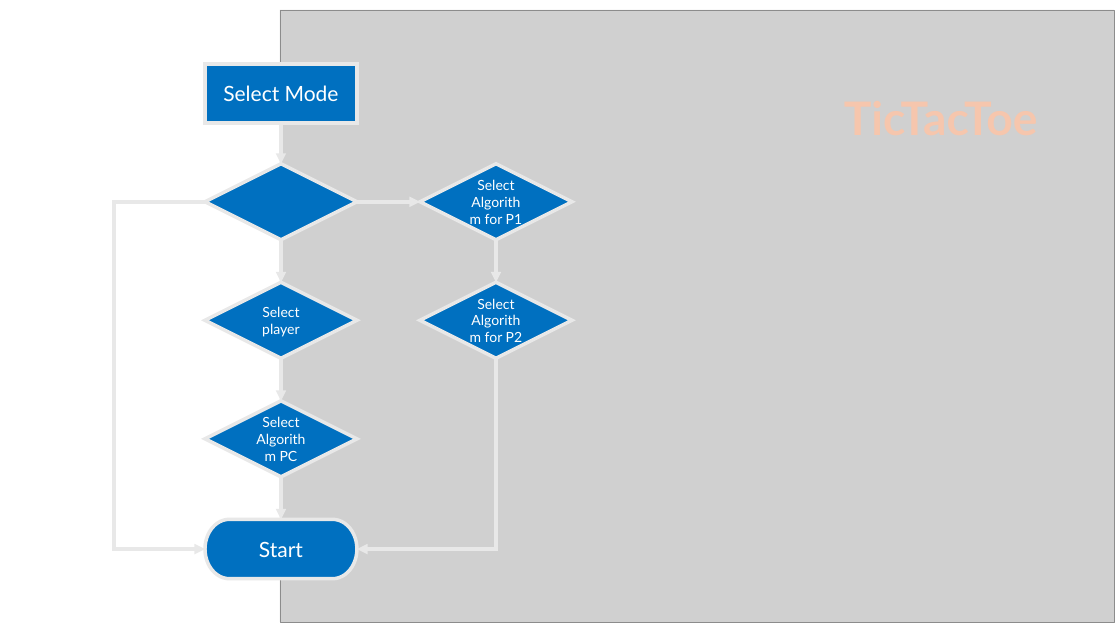
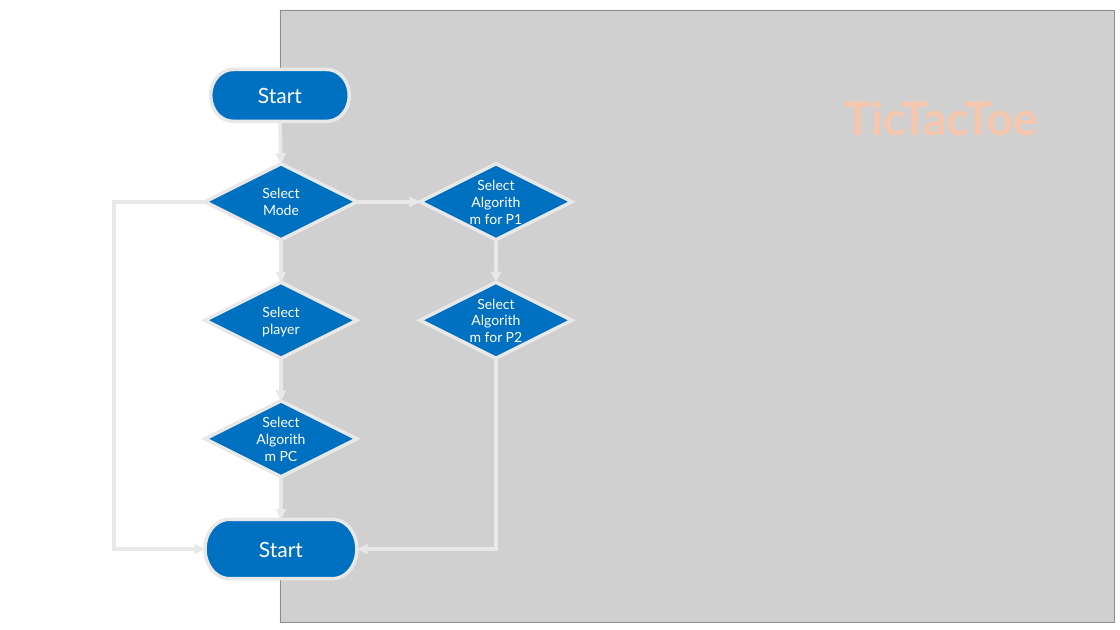
Before and after one commit to Massimo-Cappelli/TikTakToe-Project, a slide deck: slide 2 of TicTacToe.pptx. Drawn at 1120x630 pixels with LibreOffice and Linux fonts; fonts in the diff are those of the drawing; grey boxes stand for pictures. Boxes give left, top, right and bottom in pixels: in the first picture for what was removed or moved away, otherwise in the second. Text is boxed around its words. In the diff, an @@ line names an element or a change of style, - is before the commit and + after.

```diff
--- a/TicTacToe.pptx
+++ b/TicTacToe.pptx
@@ rectangle removed at bbox=[205, 64, 357, 124] @@
-Select Mode
@@ pill shape added at bbox=[211, 70, 350, 122], fill #0070C0, outline #E8E8E8 3 pt, 18 pt, text #FFFFFF @@
+Start
@@ text in diamond at bbox=[262, 187, 299, 215]: text added @@
+Select Mode
```
Also in this commit, not shown: 1 other slide changed, 2 slides added, 1 other file.
